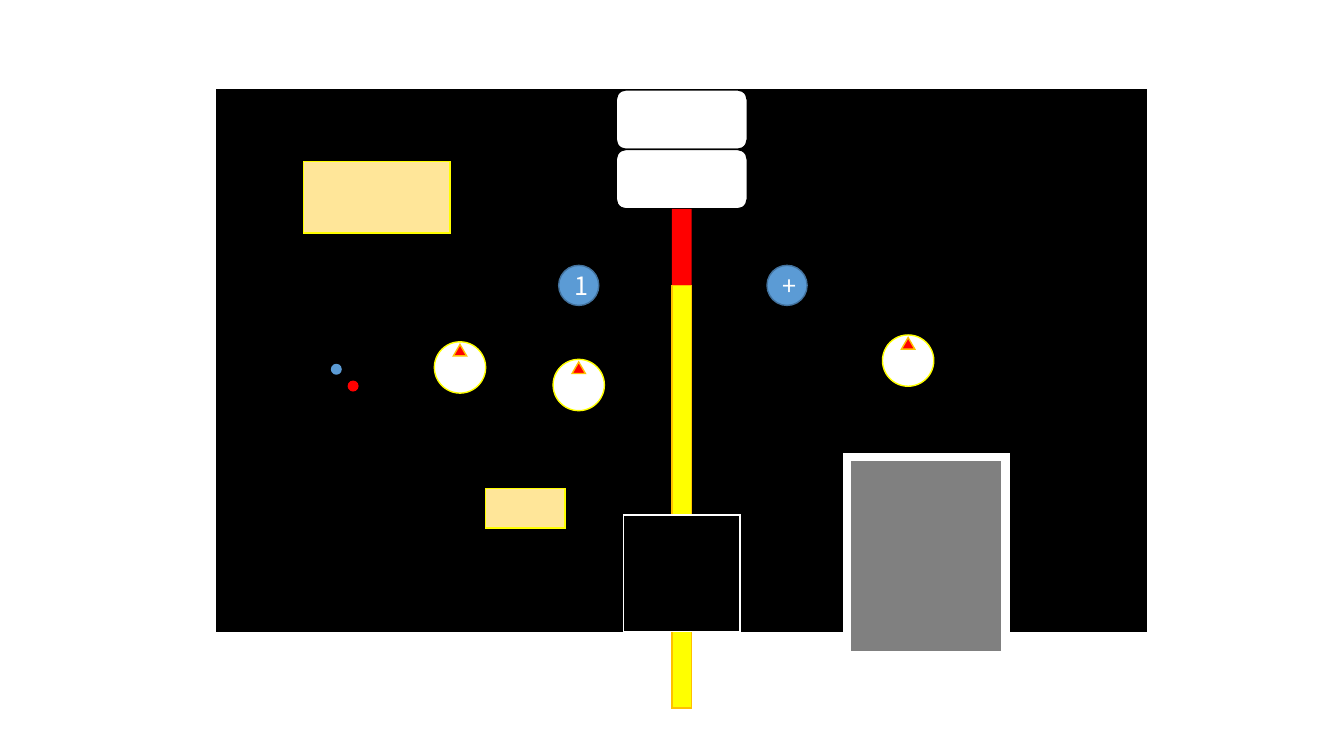
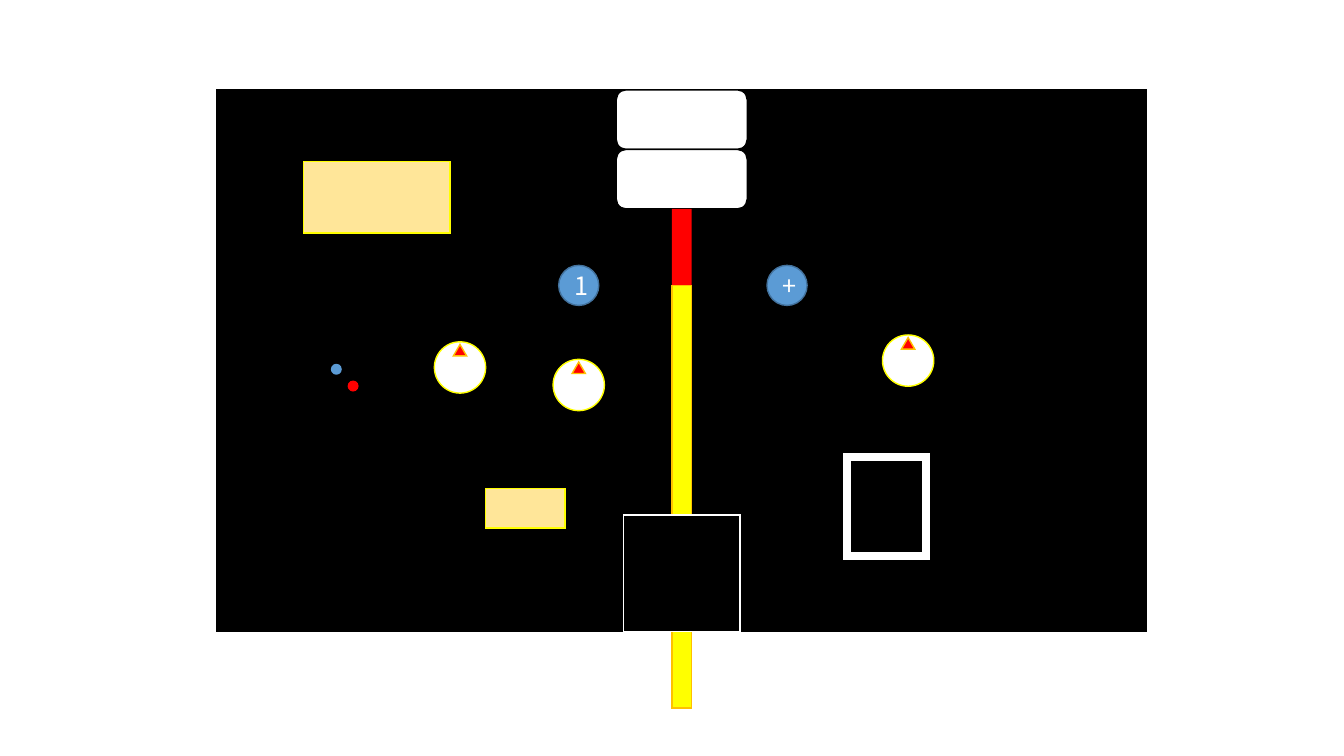
Before and after one commit to EQUALKEY/LinearEquation, a slide deck: slide 5 of Equation/Pictures.pptx. Drawn at 1344x756 pixels with LibreOffice and Linux fonts; fonts in the diff are those of the drawing. Boxes give left, top, right and bottom in pixels: in the first picture for what was removed or moved away, otherwise in the second. Text is boxed around its words. In the diff, an @@ line names an element or a change of style, - is before the commit and + after.

```diff
--- a/Equation/Pictures.pptx
+++ b/Equation/Pictures.pptx
@@ rectangle: place and size @@
-rectangle at [847,457,1005,655]
+rectangle at [847,457,927,556]
@@ rectangle at [847,457,927,556]: fill #808080 to #000000 @@
```
Also in this commit, not shown: 31 other files.
